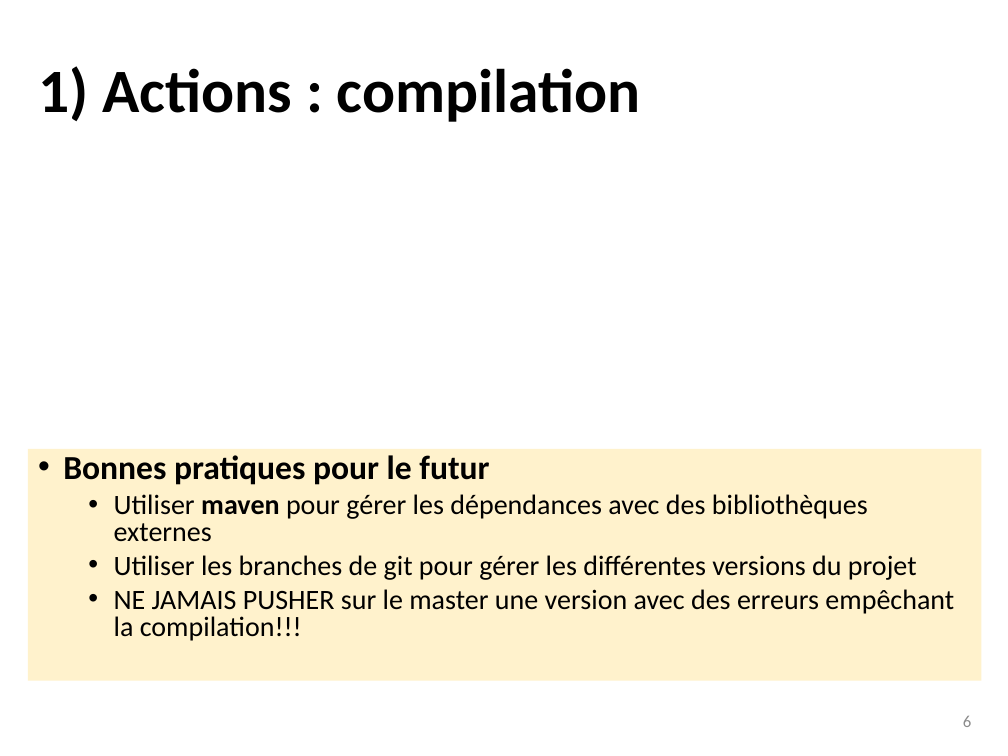
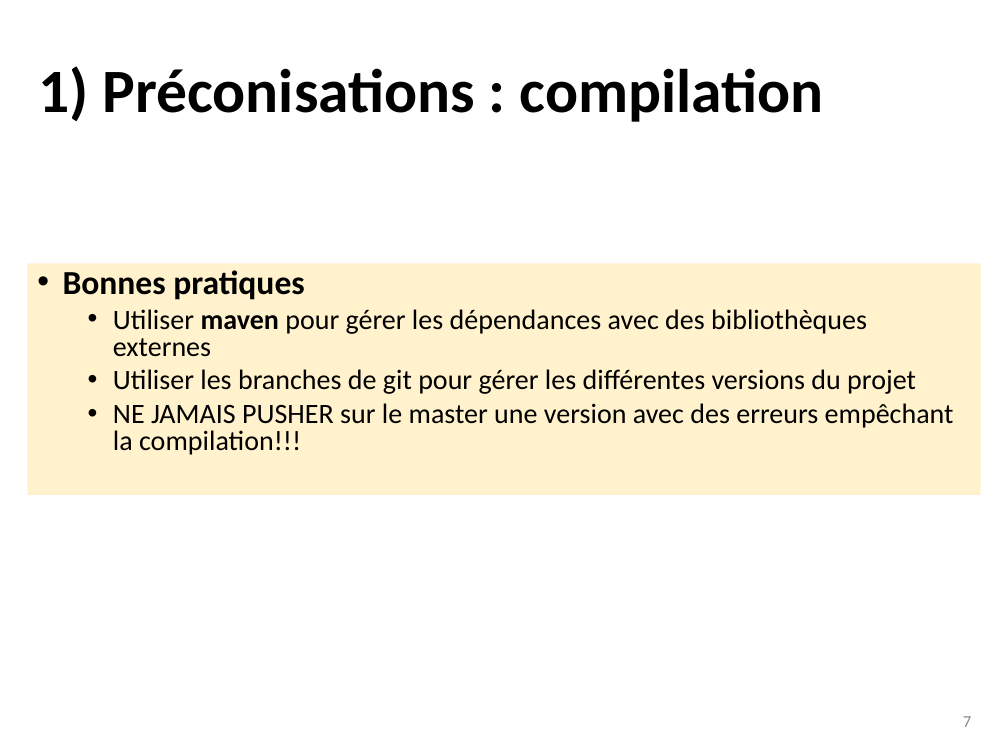
Before and after one commit to dosi-slides/2015_10_geomedia, a slide deck: slide 7 of slides.pptx (slide 6 before the commit). Drawn at 1008x756 pixels with LibreOffice and Linux fonts; fonts in the diff are those of the drawing; grey boxes stand for pictures. Boxes give left, top, right and bottom in pixels: in the first picture for what was removed or moved away, otherwise in the second. Text is boxed around its words. In the diff, an @@ line names an element or a change of style, - is before the commit and + after.

```diff
--- a/slides.pptx
+++ b/slides.pptx
@@ title at (x1=38, y1=66, x2=824, y2=122): text changed @@
-1) Actions : compilation
+1) Préconisations : compilation
@@ rectangle "Bonnes pratiques" moved from (x1=28, y1=449, x2=982, y2=680) to (x1=27, y1=263, x2=981, y2=495) @@
@@ text in rectangle at (x1=63, y1=270, x2=304, y2=300): text changed @@
-• Bonnes pratiques pour le futur
+• Bonnes pratiques
@@ page number at (x1=963, y1=716, x2=971, y2=727): text changed @@
-6
+7
```
Also in this commit, not shown: 3 other slides changed, 7 slides added.
